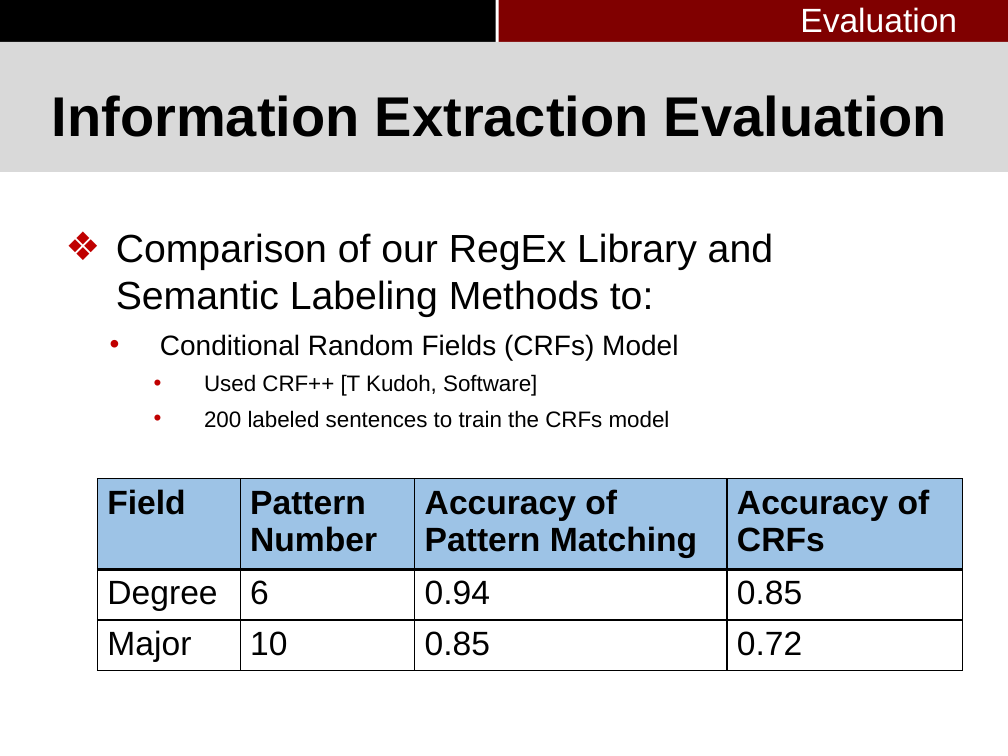
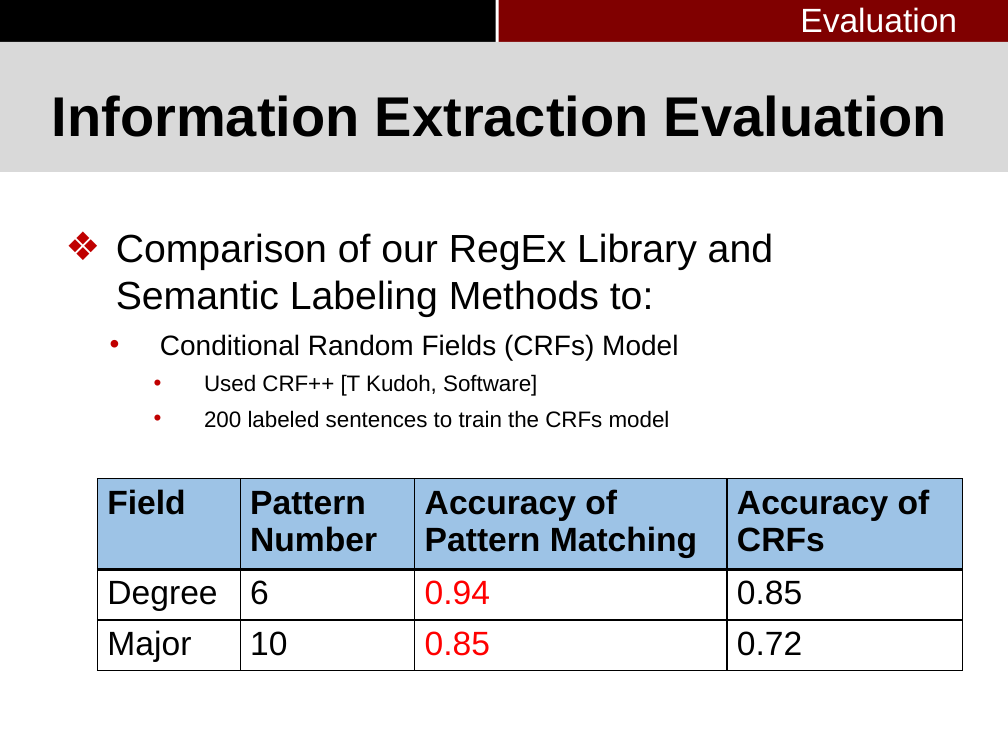
Before and after one commit to pkushiqiang/thesis, a slide deck: slide 63 of media/Master's thesis-4.pptx (slide 65 before the commit). Drawn at 1008x756 pixels with LibreOffice and Linux fonts; fonts in the diff are those of the drawing; background and template pictures are left out. Boxes give left, top, right and bottom in pixels: in the first picture for what was removed or moved away, otherwise in the second. Text is boxed around its words. In the diff, an @@ line names an element or a change of style, - is before the commit and + after.

```diff
--- a/media/Master's thesis-4.pptx
+++ b/media/Master's thesis-4.pptx
@@ table at bbox=[98, 479, 964, 670] @@
@@ text colour #000000 to #FF0000 in "0.94", "0.85" @@
```
Also in this commit, not shown: 8 other slides changed, 2 slides removed, 2 other files.
